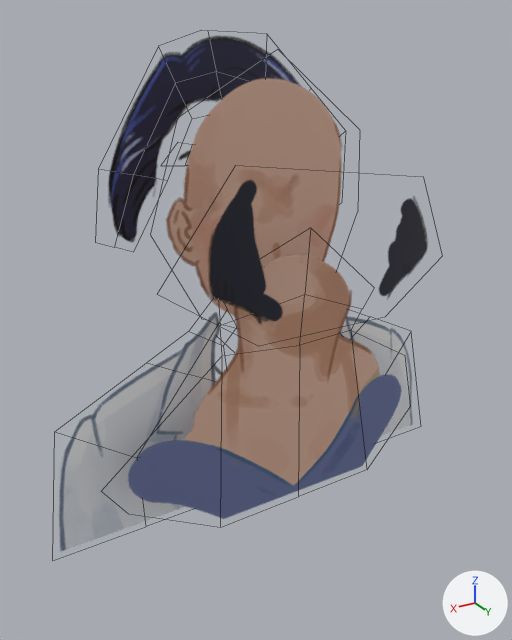
The FBX model Assets/Art/Animations/Character Animations/Doctor.fbx, before and after one commit.
One viewpoint serves both versions: a 50 mm camera at (0.0444, 0.0861, 0.0605) aimed at (0.0022, 0.0157, 0.0253). The lights are fixed; the arrows at lower right show +X, +Y and +Z. Mesh edges are drawn as thin lines. Where no turn or scale is listed for an object, it has been applied to the vertices.
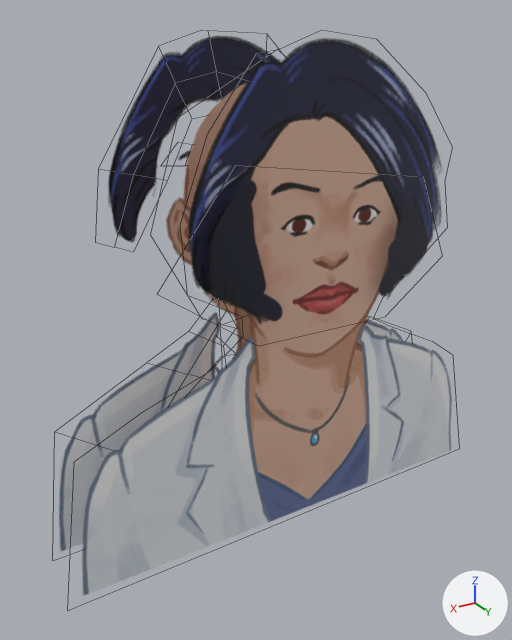
Changed parts and their boxes (x1, y1, x2, y2) in the pictures (512 x 640 px):
'polySurface22', added: after (82, 38, 452, 595)
'polySurface21', unchanged, covered by the edit: before (129, 256, 401, 519); after (233, 307, 361, 358)
'polySurface16', unchanged, covered by the edit: before (166, 79, 342, 316); after (166, 83, 246, 316)
'polySurface17', unchanged, covered by the edit: before (340, 316, 413, 436); after (358, 320, 403, 343)

The change, as a list of edits to the scene's bpy script:
```text
Add me_mesh_011_1:
    me_mesh_011_1.from_pydata(...)  # 24 vertices, 1 face; spans x -0.0282..0.0317, y 0.0, z 0.0388..0.098
    me_mesh_011_1.materials.append(mat_doctor)  # picture img_doctor_png
Add ob_polysurface22:
    ob_polysurface22 = bpy.data.objects.new('polySurface22', me_mesh_011_1)
    ob_polysurface22.location = (0.0, 0.0243, -0.0388)
```
